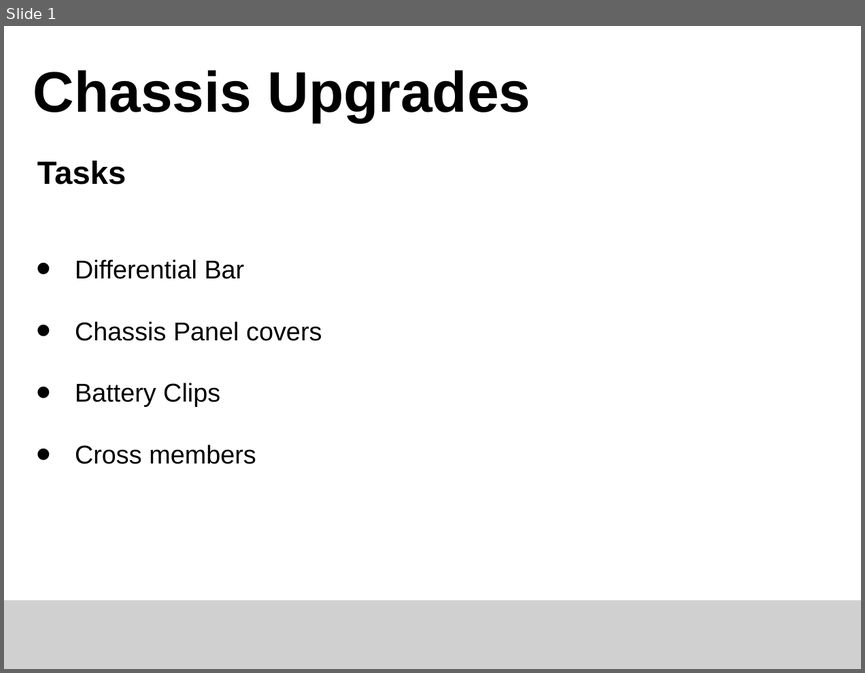
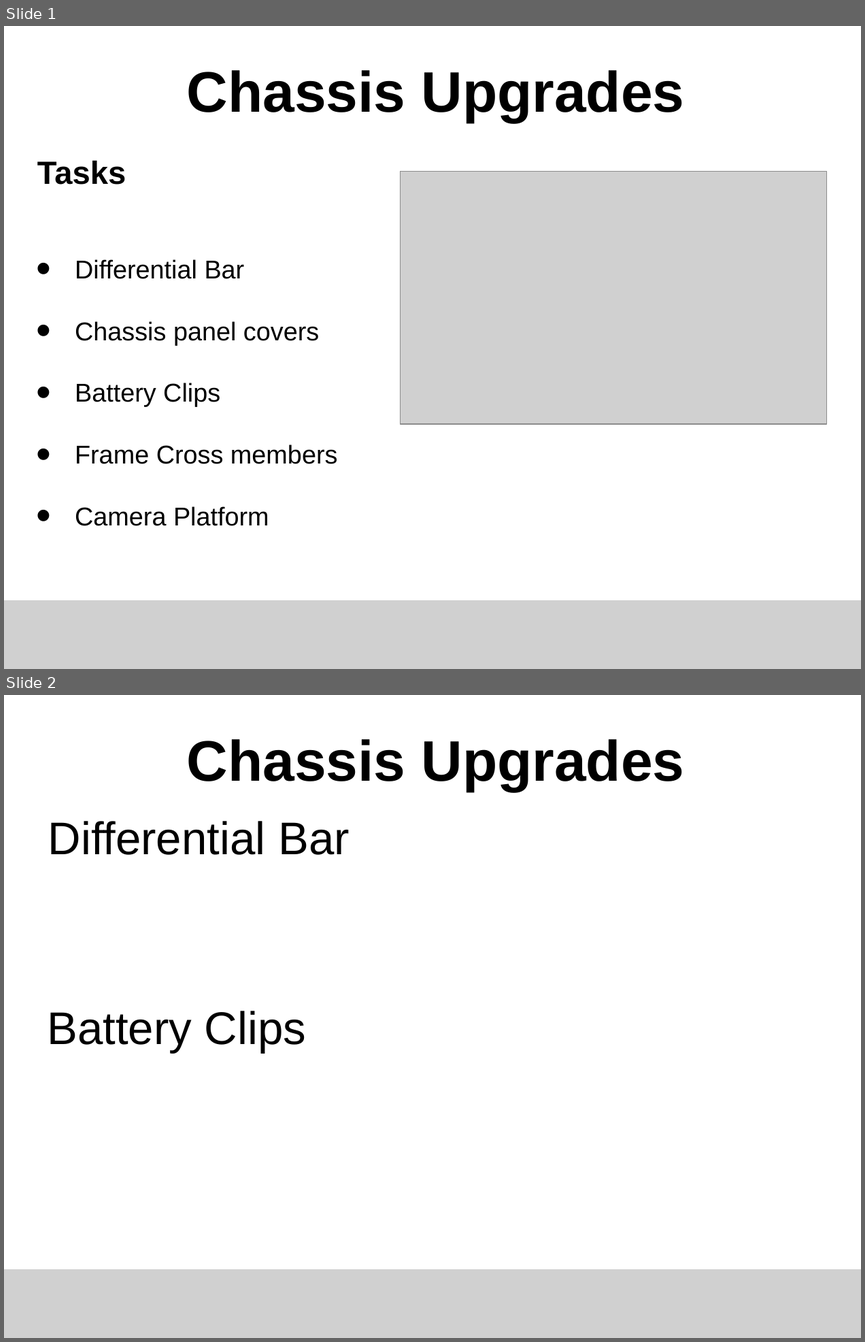
Before and after one commit to ISU-MAVRIC/MAVRIC_Hardware, a slide deck: MAVRIC Midterm Design Powerpoint/MAVRIC14 Jeffrey Kyle Chassis Midterm Design Review.pptx. Shown one above the other, each under a label of ours: slide 1 before the commit, slides 1 and 2 after it. The pictures are 865x673 and 865x1342 pixels, drawn with LibreOffice and Linux fonts; fonts in the diff are those of the drawing; grey boxes stand for pictures. Boxes give left, top, right and bottom in pixels: in the first picture for what was removed or moved away, otherwise in the second. Text is boxed around its words. In the diff, an @@ line names an element or a change of style, - is before the commit and + after.

```diff
--- a/MAVRIC Midterm Design Powerpoint/MAVRIC14 Jeffrey Kyle Chassis Midterm Design Review.pptx
+++ b/MAVRIC Midterm Design Powerpoint/MAVRIC14 Jeffrey Kyle Chassis Midterm Design Review.pptx
@@ slide 2 added at (x1=4, y1=695, x2=861, y2=1338), background #FFFFFF @@
@@ text added at (x1=187, y1=739, x2=685, y2=791), 53.3 pt, text #000000, bold @@
+Chassis Upgrades
@@ title added at (x1=48, y1=821, x2=349, y2=855), 42.7 pt, text #000000 @@
+Differential Bar
@@ text added at (x1=47, y1=1011, x2=306, y2=1052), 42.7 pt, text #000000 @@
+Battery Clips
@@ picture added at (x1=4, y1=1269, x2=861, y2=1338) @@
@@ slide 1 changed as well @@
@@ title "Chassis Upgrades" at (x1=187, y1=70, x2=685, y2=123): alignment left to centre @@
@@ picture added at (x1=400, y1=172, x2=827, y2=424) @@
@@ text at (x1=75, y1=321, x2=319, y2=345): text changed @@
-• Chassis Panel covers
+• Chassis panel covers
@@ text at (x1=75, y1=444, x2=338, y2=526): text changed @@
-• Cross members
+• Frame Cross members
+• Camera Platform
```
Also in this commit, not shown: 2 other slides added, 3 slides removed, 1 other file.
